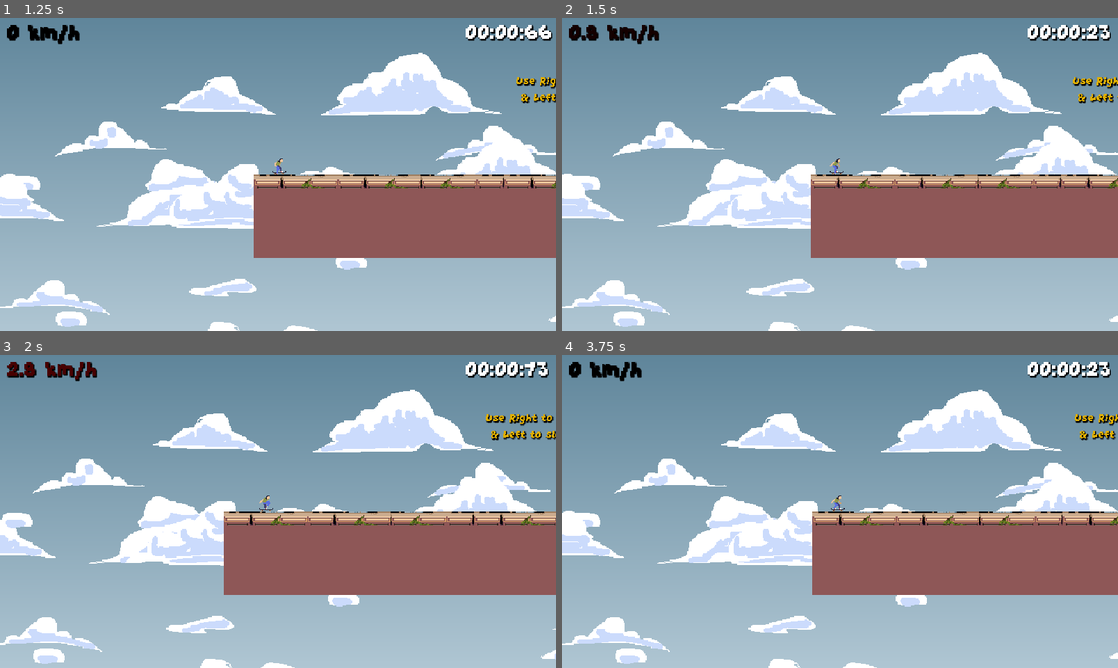
Above: before the commit, frames 1-4 (two rows, left to right).
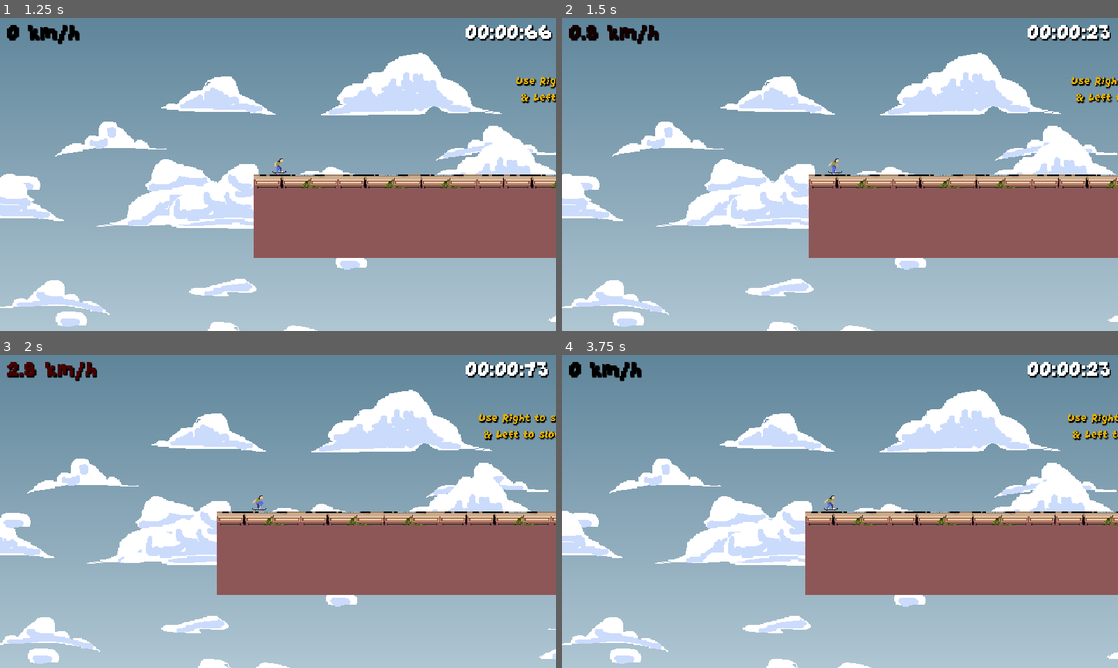
Above: after the commit, the same moments.

Repository: Minipeps/SpeedJam-8
Game: Godot game, scene res://Menus/MainMenu/MainMenu.tscn
Two runs of this game, one before a commit and one after it. Both use one fixed random seed, a clock stepped at 60 frames per second and the inputs below.
Inputs (mouse positions are in pixels of both pictures, inside the frame that each line leads up to):
- Up to frame 1 (1.25 s): click "Start" at 0.5 s
- Up to frame 2 (1.5 s): tap R (load_checkpoint) at 1.25 s; move the mouse to (962, 158) at 1.27 s; hold Right (player_move_right) from 1.28 s (still down); tap C (display_end_screen_lose) at 1.35 s
- Up to frame 3 (2 s): keep holding Right (player_move_right); tap Enter (ui_accept) at 1.52 s
- Up to frame 4 (3.75 s): tap R (load_checkpoint) at 2, 2.75, 3.5 s; move the mouse to (728, 527) at 2.02 s; release Right (player_move_right) at 2.03 s; hold Down (player_move_down) 2.03-2.78 s; tap X (display_end_screen_win) at 2.1, 3.6 s; tap Enter (ui_accept) at 2.27 s; move the mouse to (895, 442) at 2.77 s; hold Right (player_move_right) 2.78-3.53 s; tap C (display_end_screen_lose) at 2.85 s; move the mouse to (812, 574) at 3.52 s; hold Up (player_move_up) from 3.53 s (still down)

Frame 1 is identical in both runs. In frame 2, 1.8% of the frame differs, in the area x 0-100%, y 11-100%; in frame 3, 4.4%; in frame 4, 4.2%.

Commit message:
clean scene hierarchy

Diff:
--- a/2D/Level.tscn
+++ b/2D/Level.tscn
@@ -20,29 +20,34 @@
 [node name="Parallax" parent="." instance=ExtResource("6_je5dk")]
 position = Vector2(-265, 18)
 
-[node name="StaticBody2D" type="StaticBody2D" parent="."]
-collision_layer = 2
-
-[node name="Layer0" type="TileMapLayer" parent="StaticBody2D"]
+[node name="Floor" type="TileMapLayer" parent="."]
 texture_filter = 1
 use_parent_material = true
 tile_map_data = PackedByteArray("AAADABIAAAAAAAAAAAAEABIAAAABAAAAAAAFABIAAAACAAAAAAAGABIAAAADAAAAAAAHABIAAAAEAAAAAAAIAB …(57616 unchanged characters)…
 tile_set = ExtResource("3_28g5s")
 
-[node name="Obstacle_Cone" parent="StaticBody2D" instance=ExtResource("9_ciupy")]
+[node name="Obstacles" type="Node2D" parent="."]
+
+[node name="Obstacle_Cone2" parent="Obstacles" instance=ExtResource("9_ciupy")]
 position = Vector2(2650, 186)
 
-[node name="Obstacle_Mur" parent="StaticBody2D" instance=ExtResource("4_13vne")]
+[node name="Obstacle_Mur" parent="Obstacles" instance=ExtResource("4_13vne")]
 position = Vector2(-1627, 297)
 
-[node name="Checkpoint" parent="StaticBody2D" instance=ExtResource("5_bubwb")]
+[node name="Checkpoint3" parent="Obstacles" instance=ExtResource("5_bubwb")]
 position = Vector2(-2169, 279)
 
-[node name="Obstacle_Carton" parent="StaticBody2D" instance=ExtResource("10_efqkv")]
+[node name="Obstacle_Carton2" parent="Obstacles" instance=ExtResource("10_efqkv")]
 position = Vector2(3948, 1225)
 
-[node name="Obstacle_Cone2" parent="StaticBody2D" instance=ExtResource("9_ciupy")]
+[node name="Obstacle_Cone3" parent="Obstacles" instance=ExtResource("9_ciupy")]
 position = Vector2(3933, 1226)
+
+[node name="Obstacle_Cone" parent="Obstacles" instance=ExtResource("9_ciupy")]
+position = Vector2(570, 281)
+
+[node name="Obstacle_Carton" parent="Obstacles" instance=ExtResource("10_efqkv")]
+position = Vector2(668, 281)
 
 [node name="CanvasLayer" type="CanvasLayer" parent="."]
 
@@ -60,14 +65,8 @@
 [node name="Checkpoint" parent="." instance=ExtResource("5_bubwb")]
 position = Vector2(88, 265)
 
-[node name="LevelEnd" parent="." instance=ExtResource("5_7coiq")]
-position = Vector2(3930, -141)
-
-[node name="Obstacle_Cone" parent="." instance=ExtResource("9_ciupy")]
-position = Vector2(570, 281)
-
-[node name="Obstacle_Carton" parent="." instance=ExtResource("10_efqkv")]
-position = Vector2(668, 281)
+[node name="Checkpoint2" parent="." instance=ExtResource("5_bubwb")]
+position = Vector2(2832, 167)
 
 [node name="Player2d" parent="." instance=ExtResource("3_dohc5")]
 position = Vector2(-6716.5, 45)
@@ -81,14 +80,16 @@
 TECH_TOLERANCE_TIME = 0.5
 SPEED_FOR_SPARKLE = 130
 
-[node name="Checkpoint2" parent="." instance=ExtResource("5_bubwb")]
-position = Vector2(2832, 167)
-
 [node name="PlayerStart" type="Marker2D" parent="."]
 position = Vector2(-6716.5, 45)
+
+[node name="LevelEnd" parent="." instance=ExtResource("5_7coiq")]
+position = Vector2(3930, -141)
 
 [node name="TutorialSection" parent="." instance=ExtResource("13_nyh6j")]
 position = Vector2(-6745, 0)
 
 [node name="Checkpoint" parent="TutorialSection" instance=ExtResource("5_bubwb")]
 position = Vector2(4045, 24)
+
+[node name="Checkpoints" type="Node2D" parent="."]
--- a/2D/Player/Player2D.tscn
+++ b/2D/Player/Player2D.tscn
@@ -198,10 +198,12 @@
 collision_mask = 14
 floor_snap_length = 5.0
 script = ExtResource("1_53slt")
+MAX_SPEED = 500
 MAX_FALL_HEIGHT = 5
 
 [node name="Camera2D" type="Camera2D" parent="."]
 script = ExtResource("2_naars")
+CAMERA_SPEED_EFFECT = 200
 
 [node name="CollisionShape2D" type="CollisionShape2D" parent="."]
 position = Vector2(0, -10)
--- a/2D/tutorial_section.tscn
+++ b/2D/tutorial_section.tscn
@@ -9,10 +9,7 @@
 [node name="TutorialSection" type="Node2D"]
 position = Vector2(0, 200)
 
-[node name="Floor" type="StaticBody2D" parent="."]
-collision_layer = 2
-
-[node name="Layer0" type="TileMapLayer" parent="Floor"]
+[node name="Floor" type="TileMapLayer" parent="."]
 texture_filter = 1
 use_parent_material = true
 tile_map_data = PackedByteArray("AAAAAAMAAAAEAAAAAAABAAMAAAAFAAAAAAACAAMAAAAAAAAAAAADAAMAAAABAAAAAAAEAAMAAAACAAAAAAAFAA …(13072 unchanged characters)…
